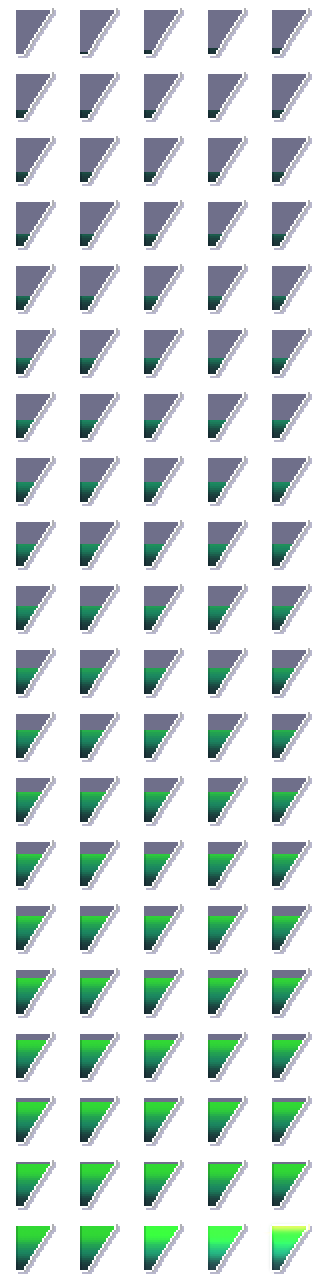
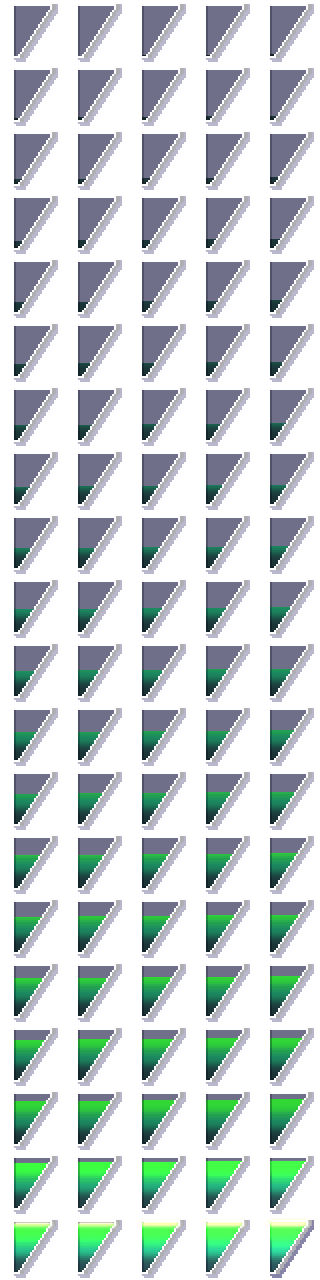
Before/after of a 320 x 1280 layered artwork. What changed in the layer stack:
added layer "gauge Copie 11" (addition, 70%) above "gauge Copie 10" over [269,1221,307,1273]
added layer "gauge Copie 10" (addition, 60%) above "gauge Copie 9" over [205,1222,243,1273]
added layer "gauge Copie 9" (addition, 55%) above "gauge Copie 8" over [141,1222,179,1273]
added layer "gauge Copie 8" (addition, 50%) above "gauge Copie 7" over [77,1223,115,1273]
added layer "gauge Copie 7" (addition, 45%) above "gauge Copie 6" over [13,1223,51,1273]
added layer "gauge Copie 6" (addition, 40%) above "gauge Copie 5" over [270,1160,307,1209]
added layer "gauge Copie 5" (addition, 35%) above "gauge Copie 4" over [206,1160,243,1209]
added layer "gauge Copie 4" (addition, 30%) above "gauge Copie 3" over [142,1161,177,1209]
added layer "gauge Copie 3" (addition, 25%) above "gauge Copie 2" over [78,1161,113,1209]
added layer "gauge Copie 2" (addition, 20%) above "Calque 3 Copie" over [14,1162,49,1209]
added layer "Calque 3 Copie" (addition) above "gauge Copie" over [10,1217,311,1231]
added layer "gauge Copie" above "Calque 2" over [14,54,306,1272]
"Calque 2": opacity 70% → 30%, blend addition → multiply, painted on it over [14,6,314,1272]
removed layer "left0 Copie 3" (was addition, 50%) over [267,1221,311,1275]
removed layer "left0 Copie 2" (was addition, 40%) over [205,1223,244,1273]
removed layer "left0 Copie" (was addition, 20%) over [142,1224,180,1272]
removed layer "left0" over [14,8,312,1274]
added layer "gauge" above "Calque 1" over [12,4,314,1278]
